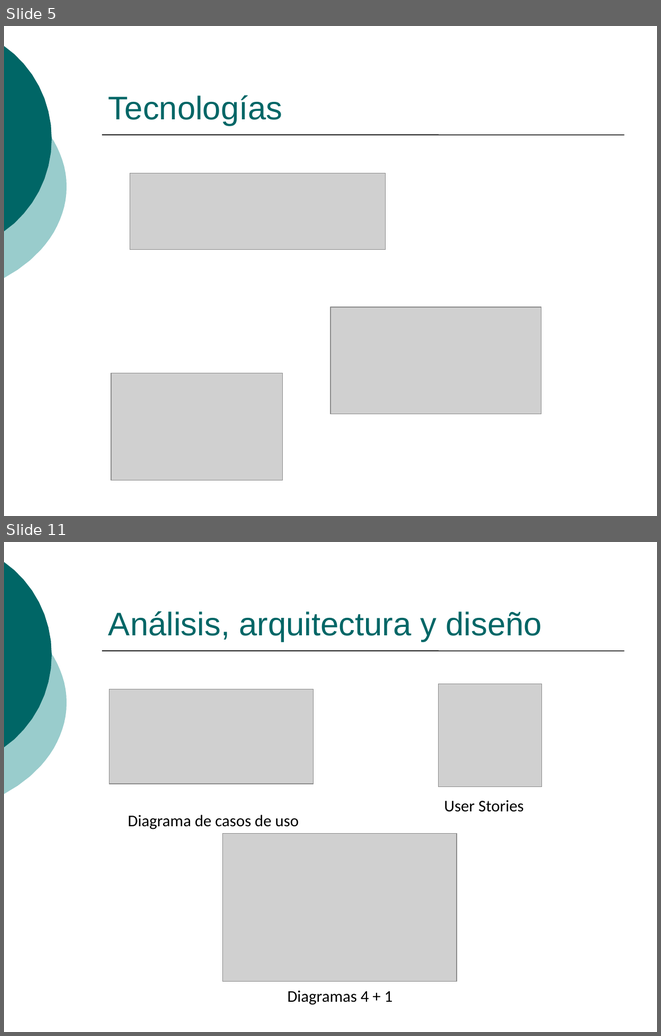
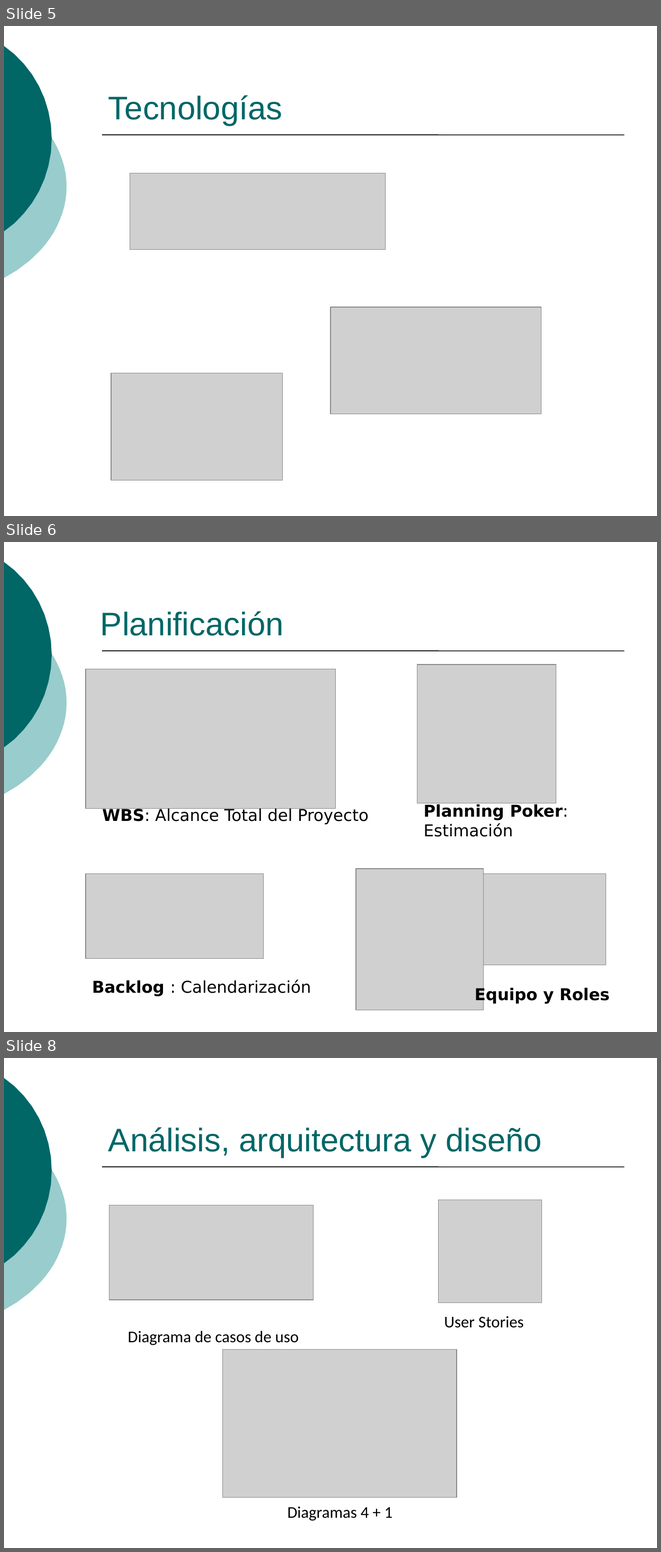
Before and after one commit to ingevy/taller-desarrollo-proyectos-ii-2do-2010, a slide deck: doc/presentaciones/Presentación inicial.ppt. Shown one above the other, each under a label of ours: slides 5 and 11 before the commit, slides 5, 6 and 8 after it; the slides between them are not shown. The pictures are 661x1036 and 661x1552 pixels, drawn with LibreOffice and Linux fonts; fonts in the diff are those of the drawing; grey boxes stand for pictures. Boxes give left, top, right and bottom in pixels: in the first picture for what was removed or moved away, otherwise in the second. Text is boxed around its words. In the diff, an @@ line names an element or a change of style, - is before the commit and + after.

Commit message:
Adaptación sección Planificación (en menos diapositivas)

```diff
--- a/doc/presentaciones/Presentación inicial.ppt
+++ b/doc/presentaciones/Presentación inicial.ppt
@@ slide 6 added at (x1=4, y1=542, x2=657, y2=1032), background #FFFFFF; not listed: 3 template elements that a slide beside it also shows @@
@@ title added at (x1=100, y1=611, x2=284, y2=636), 36 pt, text #006666 @@
+Planificación
@@ picture added at (x1=86, y1=669, x2=336, y2=809) @@
@@ picture added at (x1=417, y1=665, x2=556, y2=803) @@
@@ text added at (x1=102, y1=808, x2=369, y2=824), 18 pt, text #000000 @@
+WBS: Alcance Total del Proyecto
@@ text added at (x1=424, y1=804, x2=568, y2=837), 18 pt, text #000000, bold @@
+Planning Poker: Estimación
@@ picture added at (x1=86, y1=874, x2=264, y2=959) @@
@@ picture added at (x1=356, y1=868, x2=483, y2=1010) @@
@@ picture added at (x1=483, y1=874, x2=606, y2=965) @@
@@ text added at (x1=92, y1=979, x2=311, y2=996), 18 pt, text #000000 @@
+Backlog : Calendarización
@@ text added at (x1=475, y1=987, x2=610, y2=1004), 18 pt, text #000000, bold @@
+Equipo y Roles
@@ what was slide 11 is now slide 8 @@
```
Also in this commit, not shown: 1 slide changed, 4 slides removed.
